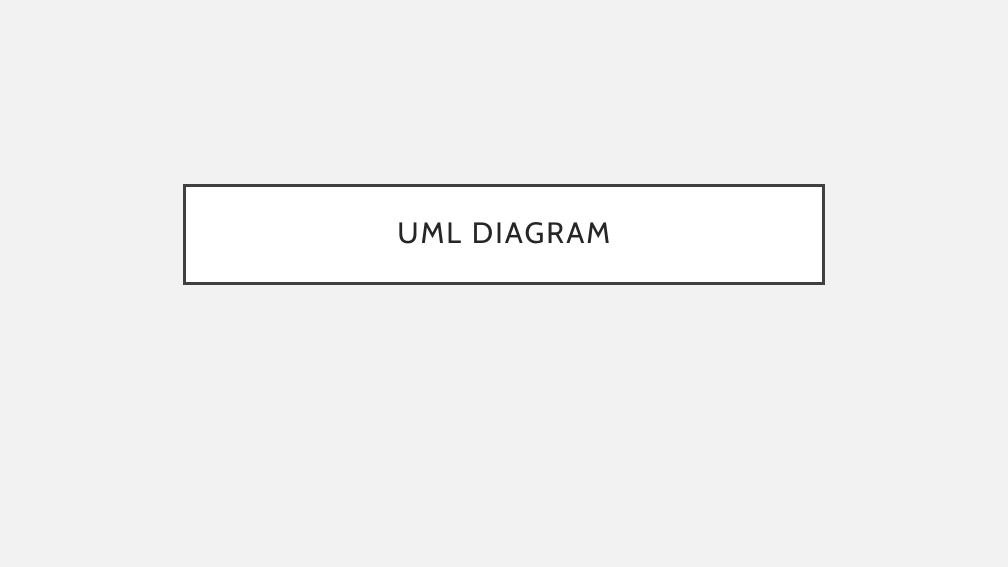
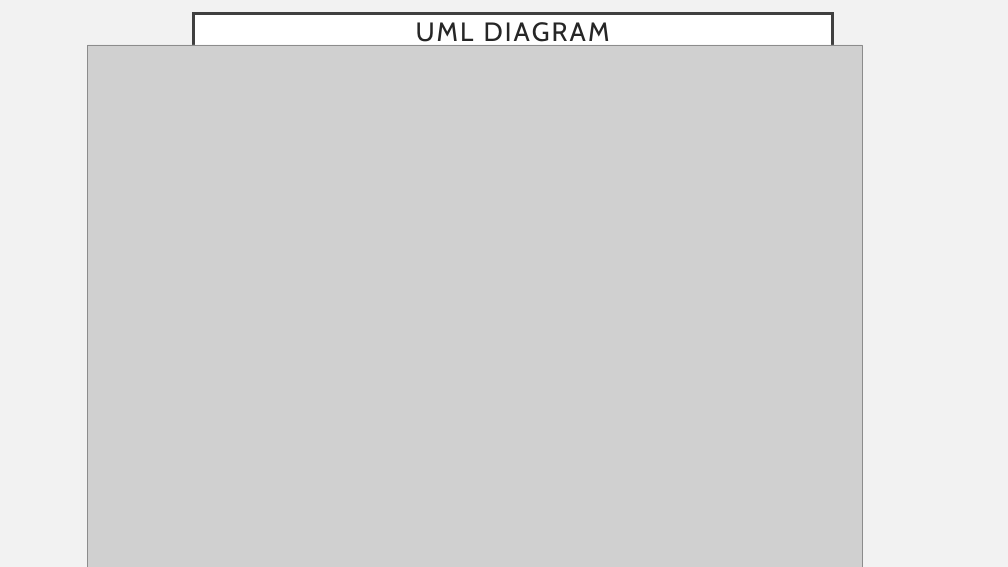
Before and after one commit to Soham182001/bank-app, a slide deck: slide 6 of presentation/Batch 5_Team 5.pptx (slide 9 before the commit). Drawn at 1008x567 pixels with LibreOffice and Linux fonts; fonts in the diff are those of the drawing; grey boxes stand for pictures. Boxes give left, top, right and bottom in pixels: in the first picture for what was removed or moved away, otherwise in the second. Text is boxed around its words. In the diff, an @@ line names an element or a change of style, - is before the commit and + after.

```diff
--- a/presentation/Batch 5_Team 5.pptx
+++ b/presentation/Batch 5_Team 5.pptx
@@ title "UML DIAGRAM": place and size @@
-title "UML DIAGRAM" at <box>185,185,823,284</box>
+title "UML DIAGRAM" at <box>194,13,833,52</box>
@@ title "UML DIAGRAM" at <box>194,13,833,52</box>: size 28 to 25.2 pt @@
@@ picture added at <box>88,45,863,567</box> @@
```
Also in this commit, not shown: 5 other slides changed, 9 slides removed.
